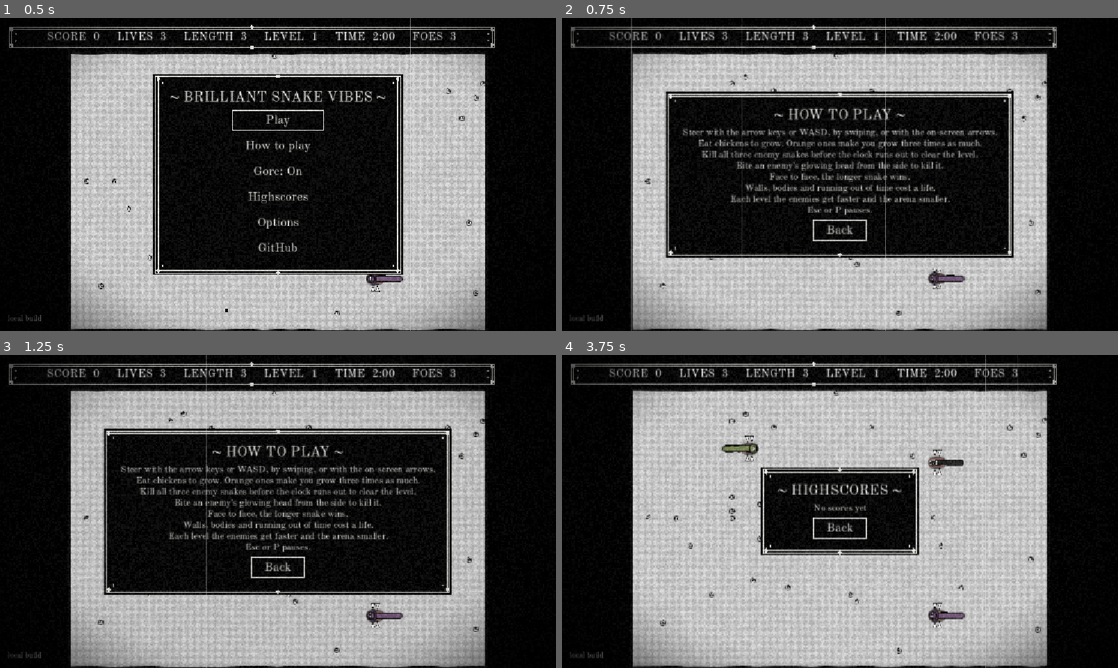
Above: before the commit, frames 1-4 (two rows, left to right).
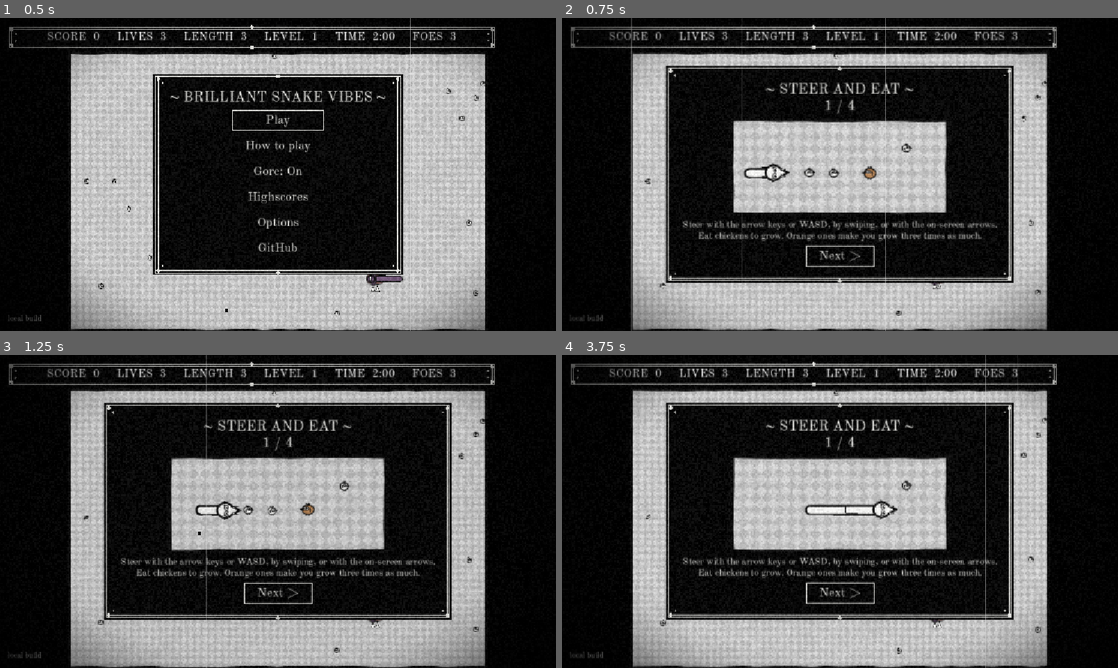
Above: after the commit, the same moments.

Repository: Oliver-Tautz/brilliant-snake-vibes
Game: Godot game, scene res://presentation/main.tscn
The game is run twice, just before and just after one commit, with the same random seed, the same clock (stepped at 60 frames per second) and the same inputs.
Inputs (mouse positions are in pixels of both pictures, inside the frame that each line leads up to):
- Up to frame 1 (0.5 s): no input
- Up to frame 2 (0.75 s): click "How to play" at 0.5 s
- Up to frame 3 (1.25 s): no input
- Up to frame 4 (3.75 s): click (840, 567) at 1.25 s, where only the run before the commit has a clickable "Back"; click (840, 508) at 2 s, where only the run before the commit has a clickable "Gore: On"; click (840, 508) at 2.75 s, where only the run before the commit has a clickable "Gore: Off"; click (840, 533) at 3.5 s, where only the run before the commit has a clickable "Highscores"

Frame 1 is identical in both runs. In frame 2, 25% of the frame differs, in the area x 18-82%, y 15-85%; in frame 3, 25%; in frame 4, 40%.

Commit message:
How to play: four pages with live pictures of each mechanic

Diff:
--- /dev/null
+++ b/presentation/how_to_demo.gd
@@ -0,0 +1,73 @@
+## A small live picture for How to play: a staged board drawn by the real floor and world view, so it
+## always looks like the game. It can replay a few player moves in a loop to show a mechanic.
+extends SubViewportContainer
+
+const View := preload("res://presentation/view_config.gd")
+const STEP := 0.32  # seconds per replayed move
+
+var game: SnakeGame
+var _viewport := SubViewport.new()
+var _floor := Node2D.new()
+var _world := Node2D.new()
+var _camera := Camera2D.new()
+var _stage: Callable  # returns a fresh SnakeGame for the picture
+var _moves := 0  # player moves per loop; 0 for a still picture
+var _done := 0
+var _clock := 0.0
+
+
+func _init() -> void:
+	stretch = true
+	custom_minimum_size = Vector2(460, 200)
+	mouse_filter = Control.MOUSE_FILTER_IGNORE
+	_floor.material = ShaderMaterial.new()
+	(_floor.material as ShaderMaterial).shader = preload("res://presentation/floor.gdshader")
+	_floor.set_script(preload("res://presentation/floor.gd"))
+	_world.set_script(preload("res://presentation/world_view.gd"))
+	_viewport.add_child(_floor)
+	_viewport.add_child(_world)
+	_viewport.add_child(_camera)
+	add_child(_viewport)
+
+
+## Shows a staged board. `stage` builds the game; `moves` player moves are replayed, then it starts over.
+func show_stage(stage: Callable, moves := 0) -> void:
+	_stage = stage
+	_moves = moves
+	_restart()
+
+
+func _restart() -> void:
+	game = _stage.call()
+	_world.game = game
+	_world.t = 1.0
+	_done = 0
+	_clock = 0.0
+	var arena := Vector2(game.width, game.height) * View.CELL
+	_floor.size = arena
+	_camera.position = arena / 2.0
+	var zoom := minf(custom_minimum_size.x / arena.x, custom_minimum_size.y / arena.y)
+	_camera.zoom = Vector2(zoom, zoom)
+	_world.view_rect = Rect2(Vector2.ZERO, arena).grow(View.CELL * 2.0)
+
+
+## Only runs while it can be seen, e.g. not during a run after the last page's Play.
+func _notification(what: int) -> void:
+	if what == NOTIFICATION_VISIBILITY_CHANGED or what == NOTIFICATION_ENTER_TREE:
+		set_process(is_visible_in_tree())
+
+
+func _process(delta: float) -> void:
+	if game == null:
+		return
+	if _moves > 0:
+		_clock += delta
+		if _clock >= STEP:
+			_clock -= STEP
+			if _done >= _moves:
+				_restart()
+			else:
+				game.tick()
+				_done += 1
+		_world.t = clampf(_clock / STEP, 0.0, 1.0) if game.last_tick_moved else 1.0
+	_world.queue_redraw()
--- a/presentation/main.gd
+++ b/presentation/main.gd
@@ -210,7 +210,7 @@
 	_set_screen(Screen.TITLE)
 	_menu.show_page("~ BRILLIANT SNAKE VIBES ~", [
 		["Play", start_run],
-		["How to play", _show_how_to],
+		["How to play", _show_how_to.bind(0, Callable())],
 		["Gore: %s" % ("On" if Settings.gore else "Off"), _toggle_gore_on_title],
 		["Highscores", _show_highscores],
 		["Options", _show_options.bind(Screen.TITLE)],
@@ -228,25 +228,104 @@
 	_menu.show_page("~ HIGHSCORES ~", [["Back", show_title.bind(3)]], 0, score_table())
 
 
-const HOW_TO := """Steer with the arrow keys or WASD, by swiping, or with the on-screen arrows.
-Eat chickens to grow. Orange ones make you grow three times as much.
-Kill all three enemy snakes before the clock runs out to clear the level.
-Bite an enemy's glowing head from the side to kill it.
-Face to face, the longer snake wins.
-Walls, bodies and running out of time cost a life.
-Each level the enemies get faster and the arena smaller.
-Esc or P pauses."""
-
-
+const Enemy := preload("res://logic/enemy_snake.gd")
+const HowToDemo := preload("res://presentation/how_to_demo.gd")
+## How to play, a page at a time: [heading, text, stage builder, replayed moves].
+const HOW_TO_PAGES := [
+	["~ STEER AND EAT ~", "Steer with the arrow keys or WASD, by swiping, or with the on-screen arrows.\n"
+			+ "Eat chickens to grow. Orange ones make you grow three times as much.", &"_stage_eat", 9],
+	["~ BITE FROM THE SIDE ~", "Kill an enemy snake by biting its red, glowing head from the side.\n"
+			+ "A dead snake turns into chickens.", &"_stage_bite", 7],
+	["~ WATCH OUT ~", "Walls and snake bodies cost a life.\n"
+			+ "Face to face the longer snake wins, but an enemy that runs into your body dies.", &"_stage_danger", 0],
+	["~ CLEAR THE LEVEL ~", "Kill all three snakes before the clock runs out.\n"
+			+ "Each level the snakes get faster and the arena smaller. Esc or P pauses.", &"_stage_level", 0],
+]
 const HINTS := ["Eat the chickens to grow.",
 		"See the red glow on that snake? Bite it from the side to kill it!",
 		"Kill all three snakes before the clock runs out."]
 const HINT_RANGE := 10  # cells: an enemy this close gets the second hint
 
-
-func _show_how_to() -> void:
+var _demo: Control  # the How to play picture, made once and shown on every page
+
+
+## The menu takes the picture out of its slot on other pages; free it here if it is not in the tree.
+func _notification(what: int) -> void:
+	if what == NOTIFICATION_PREDELETE and _demo != null and not _demo.is_inside_tree():
+		_demo.free()
+
+
+## How to play: four pages, each with a live picture of the mechanic. `then` is where the last page
+## leads: back to the title, or straight into a first run.
+func _show_how_to(page := 0, then := Callable()) -> void:
 	_set_screen(Screen.TITLE)
-	_menu.show_page("~ HOW TO PLAY ~", [["Back", show_title.bind(1)]], 0, HOW_TO)
+	if _demo == null:
+		_demo = HowToDemo.new()
+	var entry: Array = HOW_TO_PAGES[page]
+	_demo.show_stage(Callable(self, entry[2]), entry[3])
+	var items := []
+	if page > 0:
+		items.append(["< Prev", _show_how_to.bind(page - 1, then)])
+	if page < HOW_TO_PAGES.size() - 1:
+		items.append(["Next >", _show_how_to.bind(page + 1, then)])
+	elif then.is_valid():
+		items.append(["Play", then])
+	else:
+		items.append(["Done", show_title.bind(1)])
+	_menu.show_page("%s\n%d / %d" % [entry[0], page + 1, HOW_TO_PAGES.size()], items, items.size() - 1,
+			entry[1], false, "", _demo)
+
+
+func how_to_text() -> String:
+	var all := PackedStringArray()
+	for entry in HOW_TO_PAGES:
+		all.append(entry[1])
+	return "\n".join(all)
+
+
+static func _demo_enemy(game: SnakeGame, kind: int, head: Vector2i, heading: Vector2i, length: int) -> void:
+	var cells: Array[Vector2i] = []
+	for i in length:
+		cells.append(head - heading * i)
+	for cell in cells:
+		game._enemy_cells[game._index(cell)] += 1
+	game.enemies.append(Enemy.new(kind, cells, heading, 1.0))
+
+
+static func _stage_eat() -> SnakeGame:
+	var g := SnakeGame.new(18, 8, 1)
+	g.set_body([Vector2i(3, 4), Vector2i(2, 4), Vector2i(1, 4)])
+	g.set_food([Vector2i(6, 4), Vector2i(8, 4), Vector2i(11, 4), Vector2i(14, 2)])
+	g._food_cells[g._index(Vector2i(11, 4))] = SnakeGame.Food.BIG
+	return g
+
+
+static func _stage_bite() -> SnakeGame:
+	var g := SnakeGame.new(18, 8, 1)
+	g.set_food([])
+	g.set_body([Vector2i(5, 4), Vector2i(4, 4), Vector2i(3, 4)])
+	_demo_enemy(g, Enemy.Species.COBRA, Vector2i(9, 4), Vector2i.DOWN, 5)  # its head sits in the player's path
+	_demo_enemy(g, Enemy.Species.MAMBA, Vector2i(15, 1), Vector2i.LEFT, 3)  # keeps the level going
+	return g
+
+
+static func _stage_danger() -> SnakeGame:
+	var g := SnakeGame.new(18, 8, 1)
+	g.set_food([])
+	g.set_body([Vector2i(6, 2), Vector2i(5, 2), Vector2i(4, 2), Vector2i(3, 2)])
+	_demo_enemy(g, Enemy.Species.ANACONDA, Vector2i(9, 2), Vector2i.LEFT, 7)  # face to face, longer
+	_demo_enemy(g, Enemy.Species.MAMBA, Vector2i(5, 5), Vector2i.UP, 3)  # cells 5,5 to 5,7
+	return g
+
+
+static func _stage_level() -> SnakeGame:
+	var g := SnakeGame.new(18, 8, 1)
+	g.set_food([Vector2i(3, 5), Vector2i(14, 4), Vector2i(10, 1)])
+	g.set_body([Vector2i(9, 4), Vector2i(8, 4), Vector2i(7, 4)])
+	_demo_enemy(g, Enemy.Species.ANACONDA, Vector2i(5, 1), Vector2i.RIGHT, 5)
+	_demo_enemy(g, Enemy.Species.COBRA, Vector2i(12, 6), Vector2i.LEFT, 5)
+	_demo_enemy(g, Enemy.Species.MAMBA, Vector2i(15, 2), Vector2i.DOWN, 3)
+	return g
 
 
 ## The highscore table as lines of text; `mark` is the rank to flag as new.
@@ -268,7 +347,7 @@
 	if not Settings.tutorial_done and not _how_to_offered:
 		_how_to_offered = true
 		_set_screen(Screen.TITLE)
-		_menu.show_page("~ HOW TO PLAY ~", [["Play", start_run]], 0, HOW_TO)
+		_show_how_to(0, start_run)
 		return
 	_new_game()
 	_set_screen(Screen.PLAYING)
--- a/presentation/menu.gd
+++ b/presentation/menu.gd
@@ -32,6 +32,7 @@
 var _heading := Label.new()
 var _body := Label.new()  # optional smaller text under the heading, e.g. the highscore table
 var _field := LineEdit.new()  # optional text entry, e.g. a name for the highscore table
+var _picture_slot := CenterContainer.new()  # optional picture, e.g. a How to play illustration
 var _list := VBoxContainer.new()
 var _grid := GridContainer.new()  # the buttons: one column, or two on long pages so they fit a phone
 
@@ -51,6 +52,7 @@
 	_field.visible = false
 	_field.text_submitted.connect(func(_text: String) -> void: press_first())  # Enter saves
 	_list.add_child(_heading)
+	_list.add_child(_picture_slot)
 	_list.add_child(_body)
 	_list.add_child(_field)
 	_grid.size_flags_horizontal = Control.SIZE_SHRINK_CENTER  # a one-column page sits under the heading, not at the left
@@ -60,11 +62,17 @@
 	add_child(_list)
 
 
-## Shows a page: a heading, optional body text, an optional text field (pre-filled with `entry`) and
-## one button per [text, callable] item. `focus` is the button that gets keyboard focus, so a page
+## Shows a page: a heading, an optional picture, optional body text, an optional text field (pre-filled
+## with `entry`) and one button per [text, callable] item. `focus` is the button that gets keyboard focus, so a page
 ## rebuilt after a change keeps its place; with a field, the field gets it.
-func show_page(heading: String, items: Array, focus := 0, text := "", with_field := false, entry := "") -> void:
+func show_page(heading: String, items: Array, focus := 0, text := "", with_field := false, entry := "",
+		picture: Control = null) -> void:
 	_heading.text = heading
+	for old in _picture_slot.get_children():
+		_picture_slot.remove_child(old)  # the caller owns its pictures and may show them again
+	if picture != null:
+		_picture_slot.add_child(picture)
+	_picture_slot.visible = picture != null
 	_body.text = text
 	_body.visible = text != ""
 	_field.visible = with_field
--- a/tests/unit/test_main_scene.gd
+++ b/tests/unit/test_main_scene.gd
@@ -967,13 +967,39 @@
 	assert_lte(main._menu.size.y, 600.0)  # fits a 648 px high screen
 
 
-func test_how_to_play_card() -> void:
+func test_how_to_play_has_pages_with_live_pictures() -> void:
 	main.show_title()
 	main._menu.press("How to play")
-	assert_string_contains(main._menu.heading(), "HOW TO PLAY")
+	assert_string_contains(main._menu.heading(), "STEER AND EAT")
+	assert_string_contains(main._menu.heading(), "1 / 4")
+	assert_not_null(main._demo)
+	assert_eq(main._demo.get_parent(), main._menu._picture_slot)
+	var length: int = main._demo.game.body.size()
+	for i in 40:  # the picture replays its moves: the snake eats and grows
+		main._demo._process(main._demo.STEP)
+		if main._demo.game.body.size() > length:
+			break
+	assert_gt(main._demo.game.body.size(), length)
+	main._menu.press("Next >")
+	assert_string_contains(main._menu.heading(), "BITE FROM THE SIDE")
 	assert_string_contains(main._menu.body(), "from the side")
-	main._menu.press("Back")
+	for i in 5:  # the picture shows the bite killing the enemy
+		main._demo._process(main._demo.STEP)
+	assert_false(main._demo.game.enemies[0].alive)
+	main._menu.press("Next >")
+	main._menu.press("Next >")
+	assert_string_contains(main._menu.heading(), "CLEAR THE LEVEL")
+	var texts: Array[String] = []
+	for button in main._menu.buttons():
+		texts.append(button.text)
+	assert_eq(texts, ["< Prev", "Done"] as Array[String])
+	main._menu.press("< Prev")
+	assert_string_contains(main._menu.heading(), "3 / 4")
+	assert_true(main._menu.buttons()[-1].has_focus())  # Next, ready to go on
+	main._menu.press("Next >")
+	main._menu.press("Done")
 	assert_eq(main.screen, main.Screen.TITLE)
+	assert_false(main._menu._picture_slot.visible)
 	assert_true(main._menu.buttons()[1].has_focus())
 
 
@@ -982,10 +1008,12 @@
 	var fresh: Node2D = load("res://presentation/main.tscn").instantiate()
 	add_child_autofree(fresh)
 	fresh._menu.press("Play")
-	assert_string_contains(fresh._menu.heading(), "HOW TO PLAY")
-	assert_eq(fresh._menu.buttons()[0].text, "Play")
-	fresh._menu.press("Play")
+	assert_string_contains(fresh._menu.heading(), "STEER AND EAT")
+	for i in 3:
+		fresh._menu.press("Next >")
+	fresh._menu.press("Play")  # the last page leads straight into the run
 	assert_eq(fresh.screen, fresh.Screen.PLAYING)
+	assert_false(fresh._demo.is_processing())  # the picture rests while the game runs
 	fresh._process(0.0)
 	assert_true(fresh._hint.visible)
 	assert_eq(fresh._hint.text, fresh.HINTS[0])
@@ -1011,6 +1039,8 @@
 	var fresh: Node2D = load("res://presentation/main.tscn").instantiate()
 	add_child_autofree(fresh)
 	fresh._menu.press("Play")
+	for i in 3:
+		fresh._menu.press("Next >")
 	fresh._menu.press("Play")
 	fresh._handle_key(KEY_P)
 	fresh._menu.press("Restart")
Not shown, added: presentation/how_to_demo.gd.uid
Not shown, changed: agent_adr.md
Not shown, changed: spec.md
